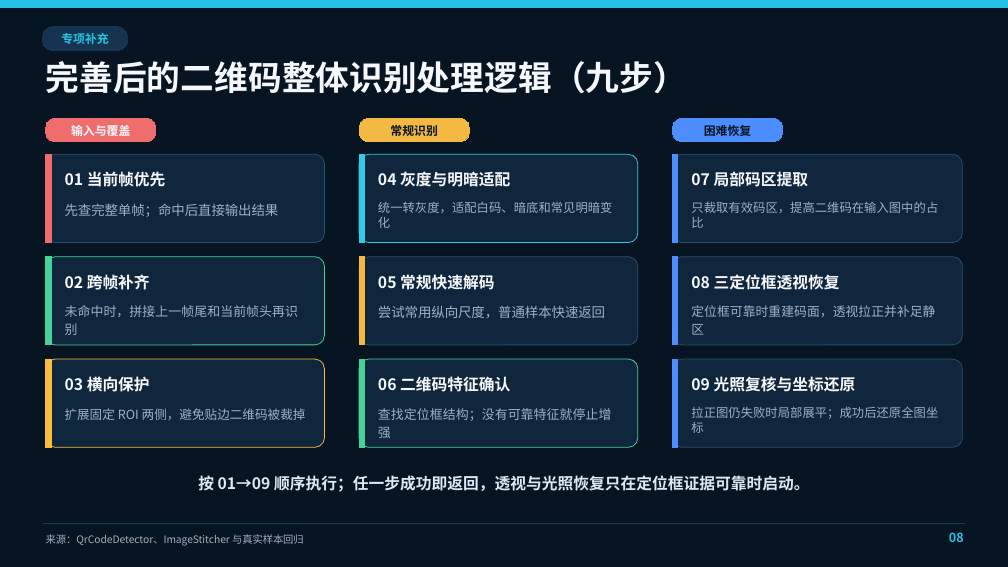
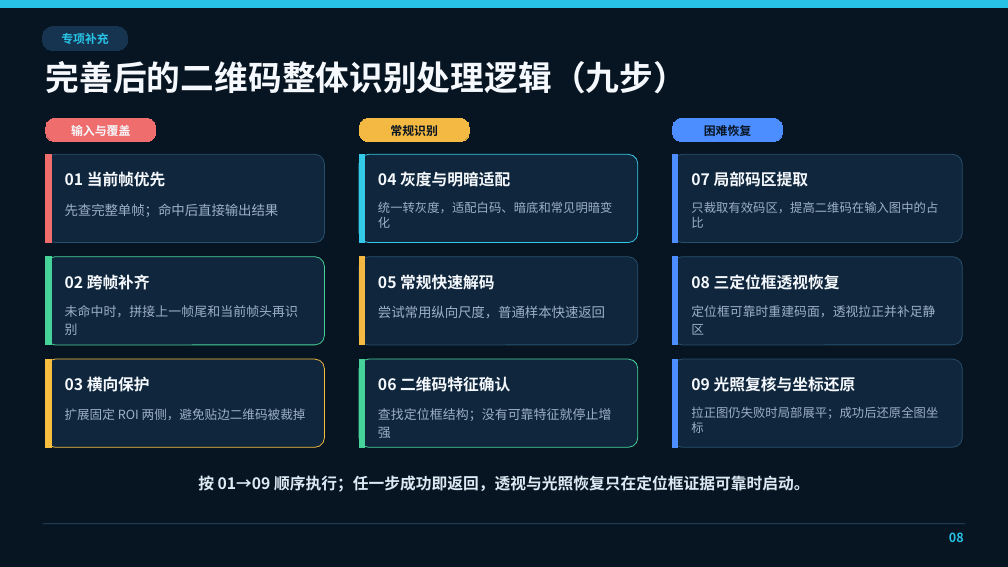
Before and after one commit to Kevin-ykg/CIS_WebInspector, a slide deck: slide 8 of outputs/CIS_WebInspector项目技术汇报.pptx. Drawn at 1008x567 pixels with LibreOffice and Linux fonts; fonts in the diff are those of the drawing. Boxes give left, top, right and bottom in pixels: in the first picture for what was removed or moved away, otherwise in the second. Text is boxed around its words. In the diff, an @@ line names an element or a change of style, - is before the commit and + after.

```diff
--- a/outputs/CIS_WebInspector项目技术汇报.pptx
+++ b/outputs/CIS_WebInspector项目技术汇报.pptx
@@ text removed at [46, 534, 304, 546] @@
-来源：QrCodeDetector、ImageStitcher 与真实样本回归
```
Also in this commit, not shown: 22 other slides changed, 10 other files.
